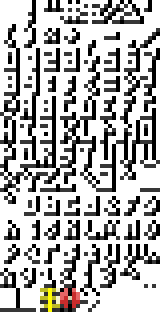
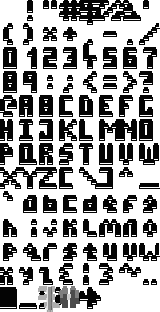
Layered file, before and after one edit (160x312). Changes by layer:
added layer "Pasted Layer #2" above "Pasted Layer #1" over 0, 0, 159, 310
added layer "Pasted Layer #1" above "Pasted Layer" over 0, 0, 160, 312
painted on "Pasted Layer" over 0, 0, 160, 312
